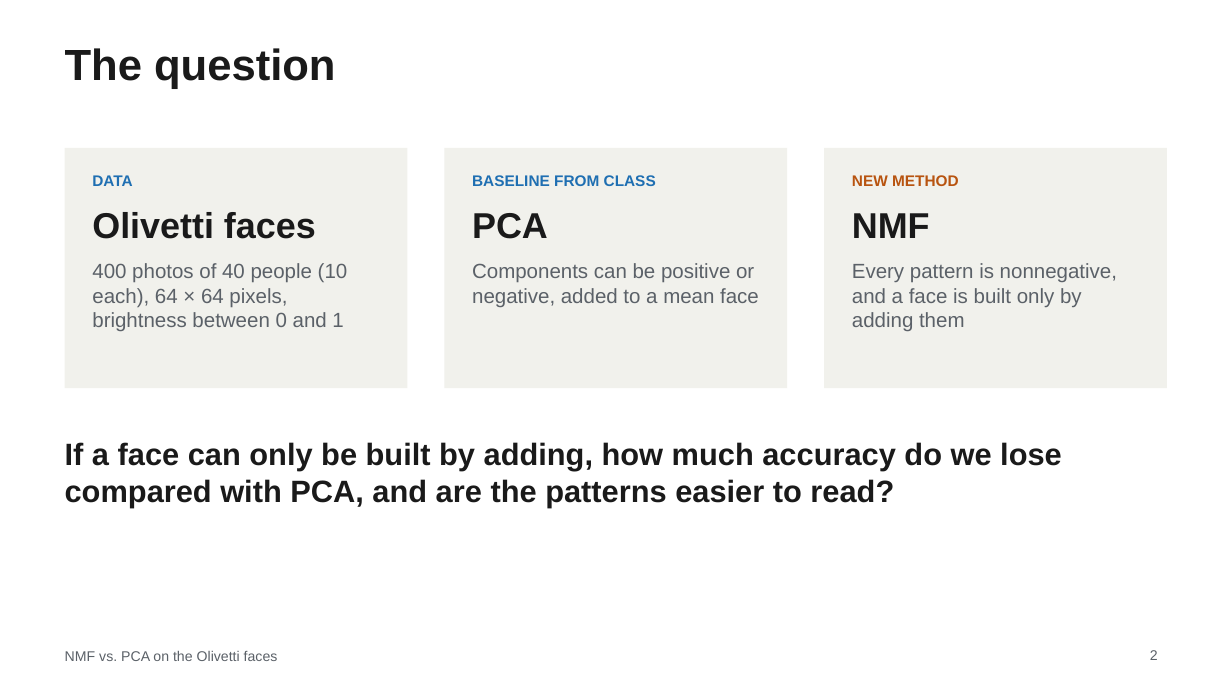
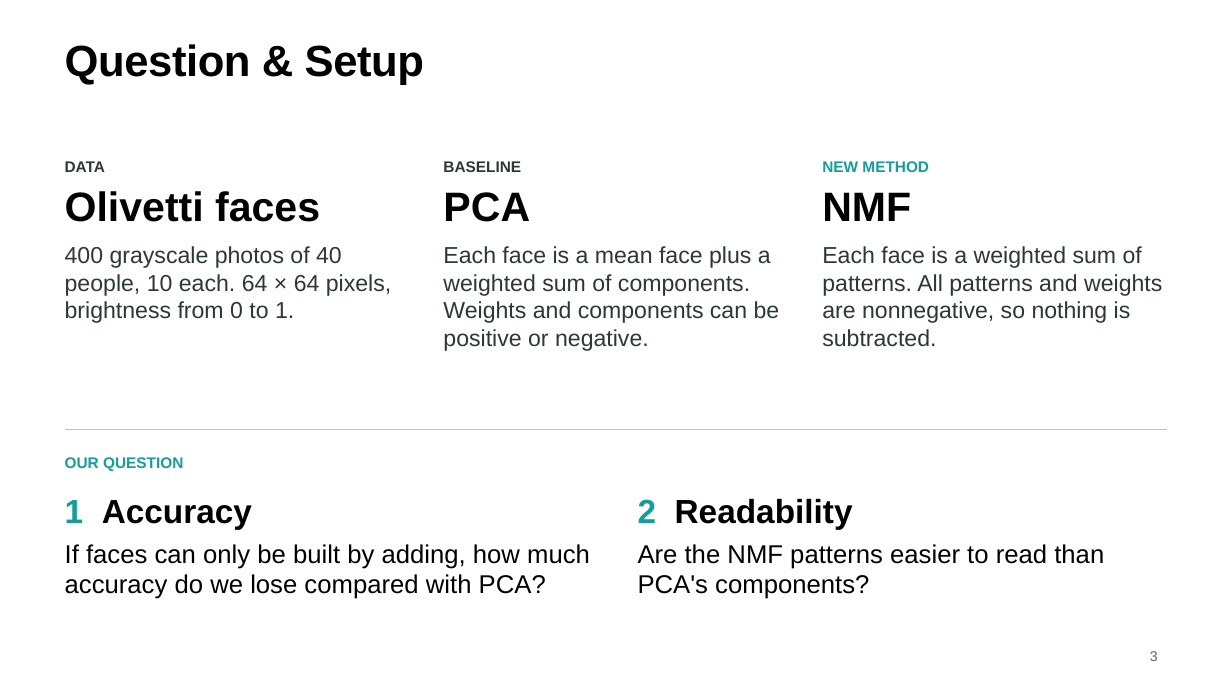
Before and after one commit to MachineWJQ6657/pca-vs-nmf, a slide deck: slide 3 of slides/STOR565_Slides.pptx (slide 2 before the commit). Drawn at 1232x693 pixels with LibreOffice and Linux fonts; fonts in the diff are those of the drawing. Boxes give left, top, right and bottom in pixels: in the first picture for what was removed or moved away, otherwise in the second. Text is boxed around its words. In the diff, an @@ line names an element or a change of style, - is before the commit and + after.

```diff
--- a/slides/STOR565_Slides.pptx
+++ b/slides/STOR565_Slides.pptx
@@ title at [65, 44, 424, 85]: text changed; text colour #1A1A1A to #000000 @@
-The question
+Question & Setup
@@ rectangle removed at [65, 148, 408, 388] @@
@@ rectangle removed at [445, 148, 787, 388] @@
@@ rectangle removed at [824, 148, 1167, 388] @@
@@ text at [65, 161, 320, 222]: text colour #1F6FB2 to #2C3932 in "DATA"; size 28 to 32 pt, text colour #1A1A1A to #000000 in "Olivetti faces"; less space between paragraphs @@
@@ text "DATA": place and size @@
-text "DATA" at [92, 175, 348, 331]
+text "DATA" at [65, 161, 391, 323]
@@ text at [443, 161, 521, 172]: text changed; text colour #1F6FB2 to #2C3932 @@
-BASELINE FROM CLASS
+BASELINE
@@ text "BASELINE": place and size @@
-text "BASELINE" at [472, 175, 759, 307]
+text "BASELINE" at [443, 161, 780, 351]
@@ text at [822, 161, 929, 221]: text colour #B85410 to #169C9A in "NEW METHOD"; size 28 to 32 pt, text colour #1A1A1A to #000000 in "NMF"; less space between paragraphs @@
@@ text "NEW METHOD": place and size @@
-text "NEW METHOD" at [852, 175, 1117, 331]
+text "NEW METHOD" at [822, 161, 1162, 347]
@@ text at [443, 192, 530, 222]: size 28 to 32 pt, text colour #1A1A1A to #000000 in "PCA"; less space between paragraphs @@
@@ text at [65, 246, 391, 323]: text changed; size 16 to 18 pt; text colour #5B6168 to #2C3932 @@
-400 photos of 40 people (10 each), 64 × 64 pixels, brightness between 0 and 1
+400 grayscale photos of 40 people, 10 each. 64 × 64 pixels, brightness from 0 to 1.
@@ text at [443, 246, 780, 351]: text changed; size 16 to 18 pt; text colour #5B6168 to #2C3932 @@
-Components can be positive or negative, added to a mean face
+Each face is a mean face plus a weighted sum of components. Weights and components can be positive or negative.
@@ text at [822, 246, 1162, 347]: text changed; size 16 to 18 pt; text colour #5B6168 to #2C3932 @@
-Every pattern is nonnegative, and a face is built only by adding them
+Each face is a weighted sum of patterns. All patterns and weights are nonnegative, so nothing is subtracted.
@@ line added from (65, 430) to (1167, 430), #BACAC1 1 pt @@
@@ text added at [65, 457, 183, 471], 12 pt, text #169C9A, bold @@
+OUR QUESTION
@@ text at [65, 500, 590, 599]: text changed; size 24 to 20 pt; text colour #1A1A1A to #000000; bold off @@
-If a face can only be built by adding, how much accuracy do we lose compared with PCA, and are the patterns easier to read?
+1 Accuracy
+If faces can only be built by adding, how much accuracy do we lose compared with PCA?
@@ text added at [638, 498, 1104, 599], 20 pt, text #000000 @@
+2 Readability
+Are the NMF patterns easier to read than PCA's components?
@@ text removed at [65, 651, 278, 661] @@
-NMF vs. PCA on the Olivetti faces
@@ page number at [1150, 651, 1158, 661]: vertical alignment top to middle @@
@@ page number at [1150, 651, 1158, 661]: text changed @@
-2
+3
```
Also in this commit, not shown: 12 other slides changed, 1 slide added, 1 slide removed.
